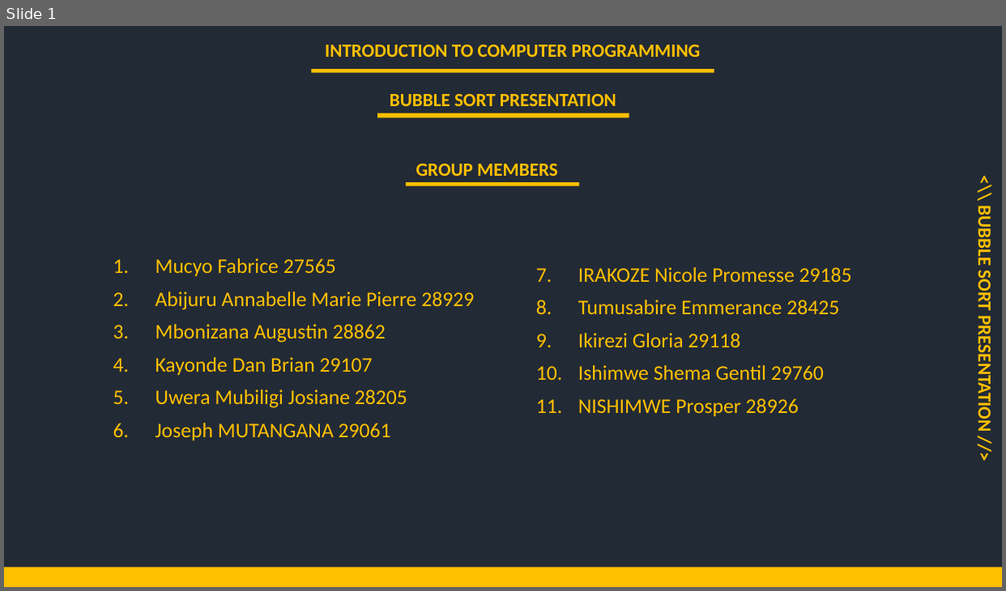
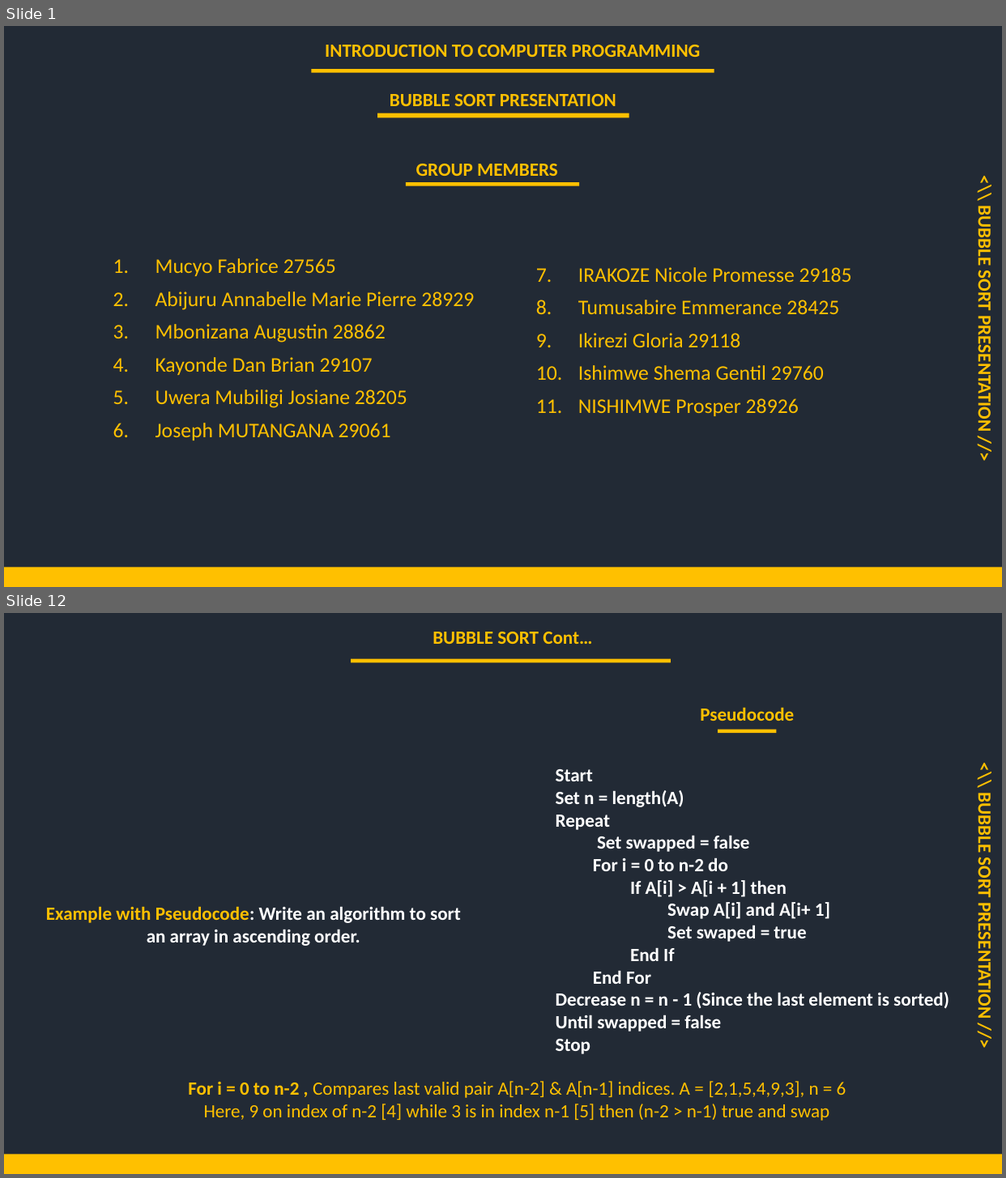
Before and after one commit to mutanganajoseph/Documents, a slide deck: auca/Sem-3/ICP/Assignment/Solution/Group4_Bubble_Sort_Presentation.pptx. Shown one above the other, each under a label of ours: slide 1 before the commit, slides 1 and 12 after it; the slides between them are not shown. The pictures are 1006x591 and 1006x1178 pixels, drawn with LibreOffice and Linux fonts; fonts in the diff are those of the drawing. Boxes give left, top, right and bottom in pixels: in the first picture for what was removed or moved away, otherwise in the second. Text is boxed around its words. In the diff, an @@ line names an element or a change of style, - is before the commit and + after.

```diff
--- a/auca/Sem-3/ICP/Assignment/Solution/Group4_Bubble_Sort_Presentation.pptx
+++ b/auca/Sem-3/ICP/Assignment/Solution/Group4_Bubble_Sort_Presentation.pptx
@@ slide 12 added at (4,613,1002,1174), background #222A35 @@
@@ text added at (432,632,592,644), 18 pt, text #FFC000, bold @@
+BUBBLE SORT Cont…
@@ rectangle added at (351,658,671,662), fill #FFC000 @@
@@ text added at (700,707,794,721), 18 pt, text #FFC000, bold @@
+Pseudocode
@@ rectangle added at (718,729,777,733), fill #FFC000 @@
@@ text added at (556,769,949,1054), 18 pt, text #FFFFFF, bold @@
+Start
+Set n = length(A)
+Repeat
+  Set swapped = false
+  For i = 0 to n-2 do
+    If A[i] > A[i + 1] then
+      Swap A[i] and A[i+ 1]
+      Set swaped = true
+    End If
+  End For
+Decrease n = n - 1 (Since the last element is sorted)
+Until swapped = false
+Stop
@@ text added at (974,798,996,1016), 18 pt, text #FFC000, bold @@
+<\\ BUBBLE SORT PRESENTATION //>
@@ text added at (46,906,461,946), 18 pt, text #FFFFFF, bold @@
+Example with Pseudocode: Write an algorithm to sort an array in ascending order.
@@ table added at (87,1073,948,1126), 1 rows, 1 columns @@
+For i = 0 to n-2 , Compares last valid pair A[n-2] & A[n-1] indices. A = [2,1,5,4,9,3], n = 6 / Here, 9 on index of n-2 [4] while 3 is in index n-1 [5] then (n-2 > n-1) true and swap
@@ rectangle added at (4,1154,1002,1174), fill #FFC000 @@
```
Also in this commit, not shown: 3 slides changed, 10 other slides added, 2 other files.
